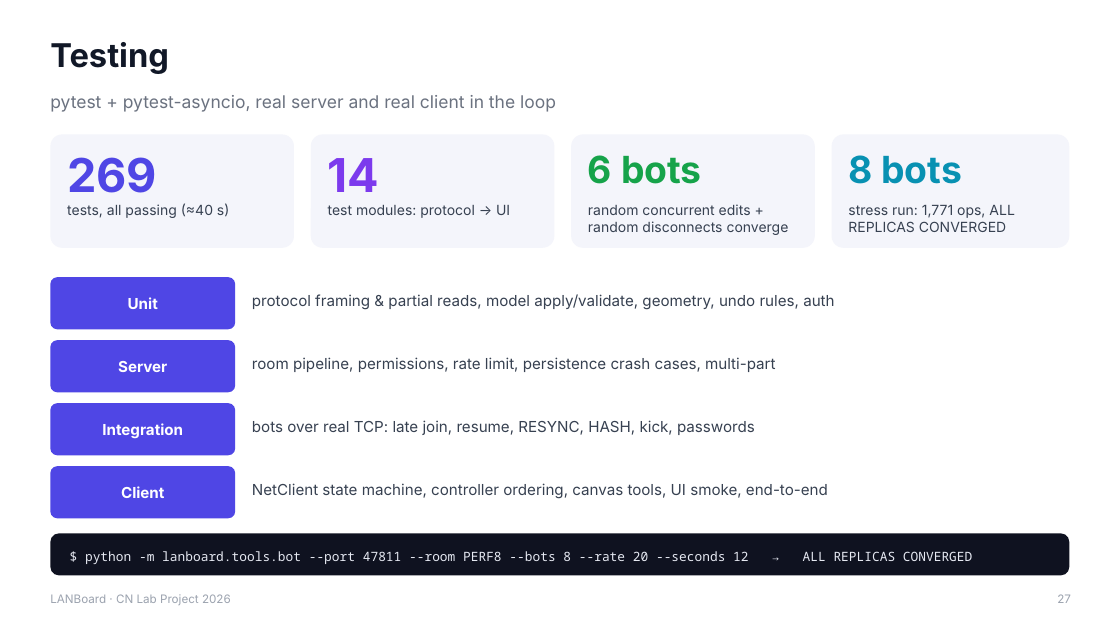
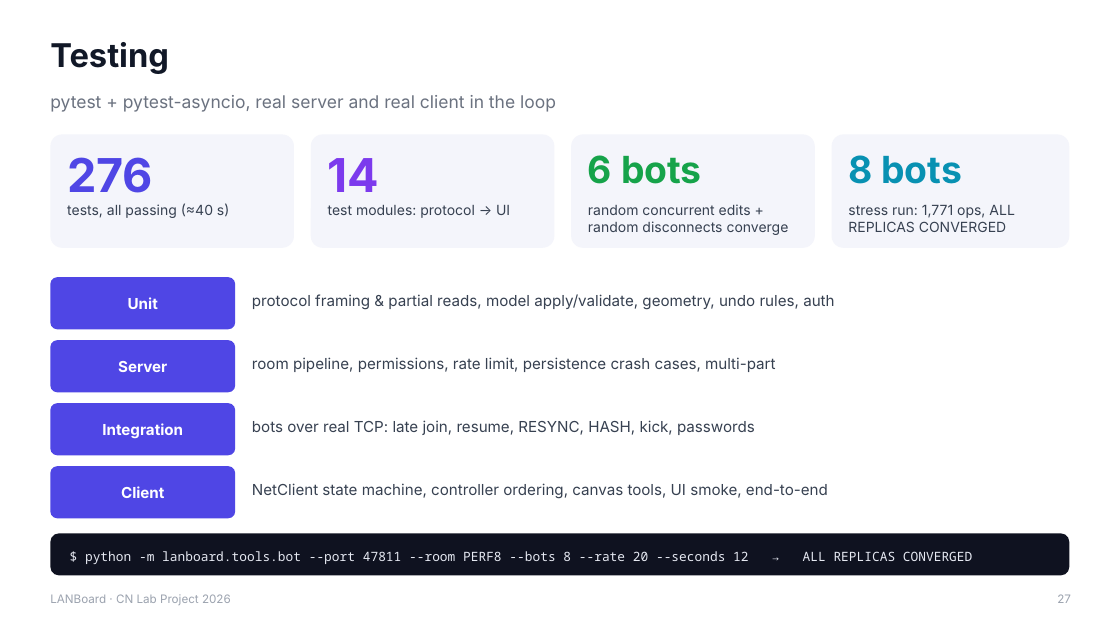
Before and after one commit to YashvanthSankar/cn-course-project, a slide deck: slide 27 of docs/LANBoard_Presentation.pptx. Drawn at 1120x630 pixels with LibreOffice and Linux fonts; fonts in the diff are those of the drawing. Boxes give left, top, right and bottom in pixels: in the first picture for what was removed or moved away, otherwise in the second. Text is boxed around its words. In the diff, an @@ line names an element or a change of style, - is before the commit and + after.

Commit message:
docs: refresh PDF and deck for today's fixes, honest authorship wording
- technical documentation: audit gaps B.1/B.3/B.4 marked fixed, kick ban
  described, 276 tests, per-file counts; Appendix C lists areas of
  responsibility (authorship is in the git history)
- deck: member slides titled 'My area', 276 tests; presenter guide asks
  members to state only what they personally built
- TODO: status section; mandatory checklist verified by tests (internet-off
  run on real LAN still pending)

```diff
--- a/docs/LANBoard_Presentation.pptx
+++ b/docs/LANBoard_Presentation.pptx
@@ text at (x1=67, y1=157, x2=153, y2=193): text changed @@
-269
+276
```
Also in this commit, not shown: 4 other slides changed, 6 other files.
